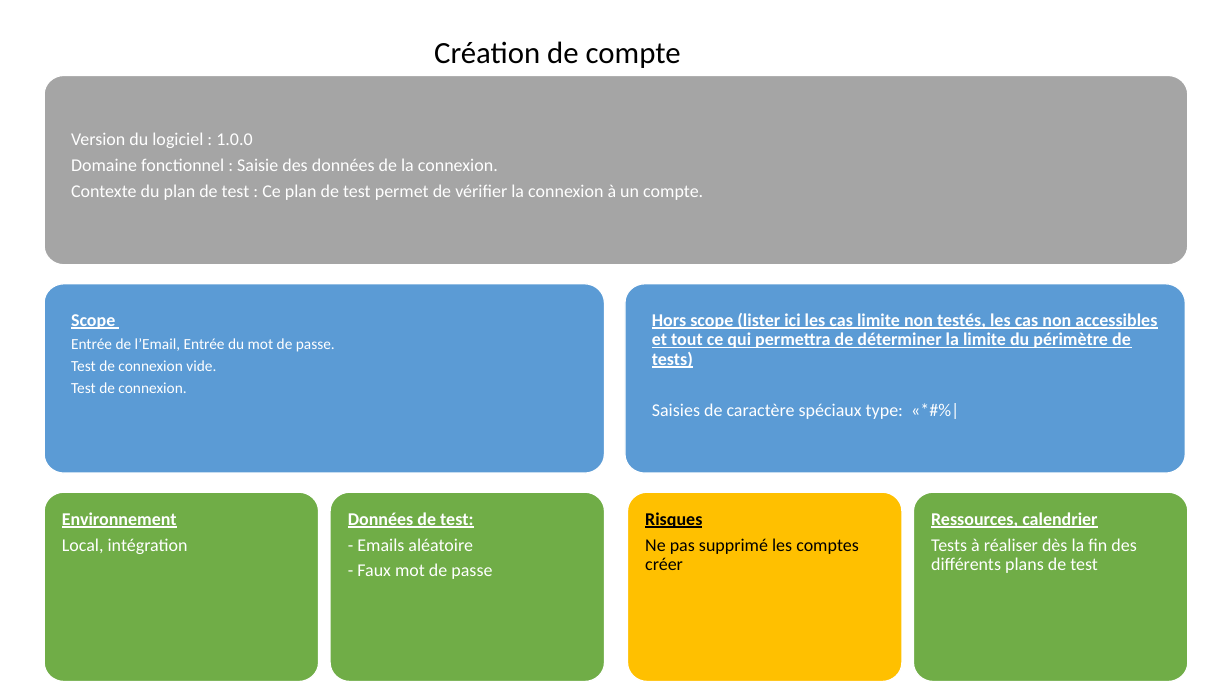
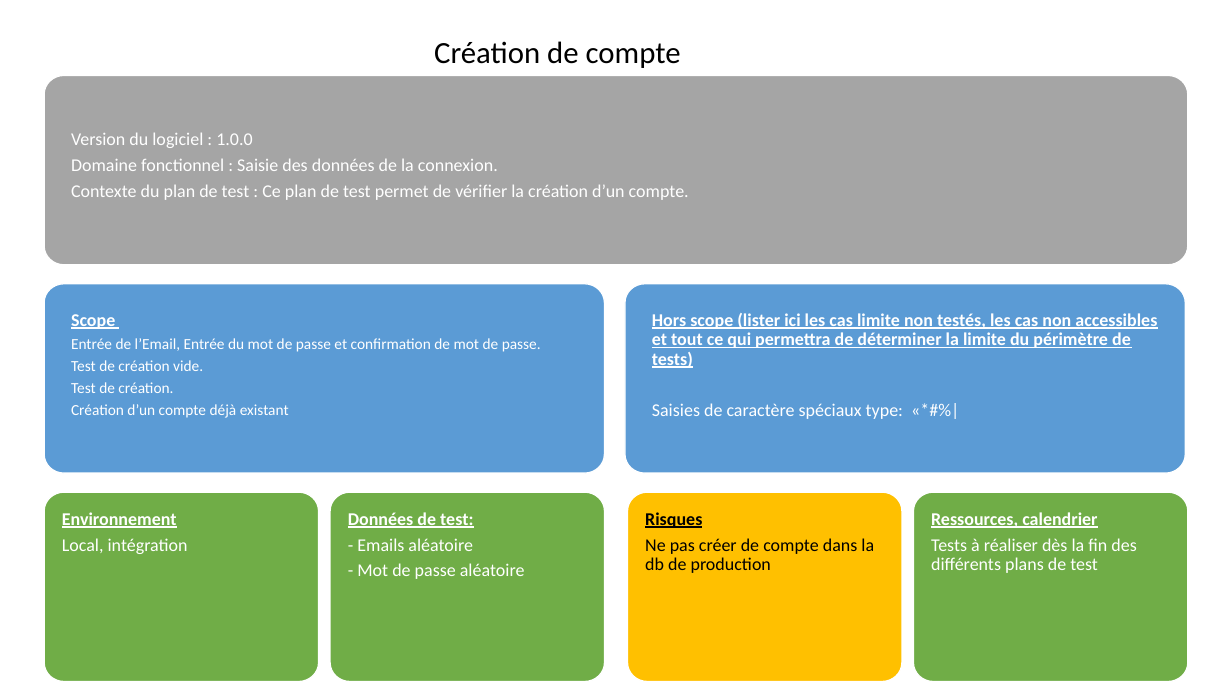
Before and after one commit to termimi/P_DevOps324-450, a slide deck: slide 1 of WIP/plan de test/planTestAuthentification.pptx. Drawn at 1232x693 pixels with LibreOffice and Linux fonts; fonts in the diff are those of the drawing. Boxes give left, top, right and bottom in pixels: in the first picture for what was removed or moved away, otherwise in the second. Text is boxed around its words. In the diff, an @@ line names an element or a change of style, - is before the commit and + after.

Commit message:
[doc] (plan de test): Ecriture du plan de test de l'authentification

```diff
--- a/WIP/plan de test/planTestAuthentification.pptx
+++ b/WIP/plan de test/planTestAuthentification.pptx
@@ text in freeform shape at [71, 184, 689, 200]: text changed @@
-Contexte du plan de test : Ce plan de test permet de vérifier la connexion à un compte.
+Contexte du plan de test : Ce plan de test permet de vérifier la création d’un compte.
@@ text in freeform shape at [71, 338, 541, 418]: text changed @@
-Entrée de l’Email, Entrée du mot de passe.
-Test de connexion vide.
-Test de connexion.
+Entrée de l’Email, Entrée du mot de passe et confirmation de mot de passe.
+Test de création vide.
+Test de création.
+Création d’un compte déjà existant
@@ text in freeform shape at [645, 538, 874, 573]: text changed @@
-Ne pas supprimé les comptes créer
+Ne pas créer de compte dans la db de production
@@ text in freeform shape at [357, 563, 525, 579]: text changed @@
-- Faux mot de passe
+- Mot de passe aléatoire
```
